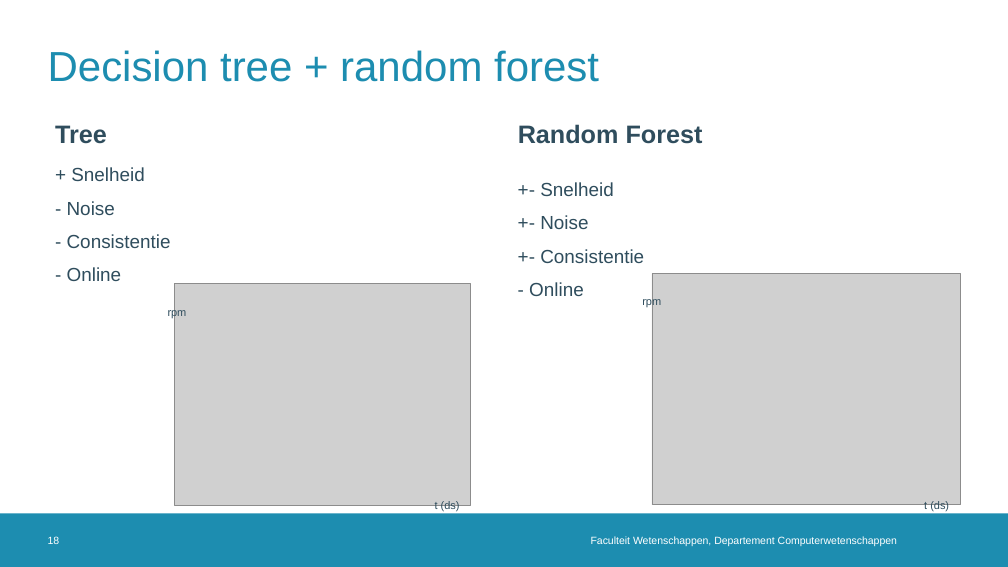
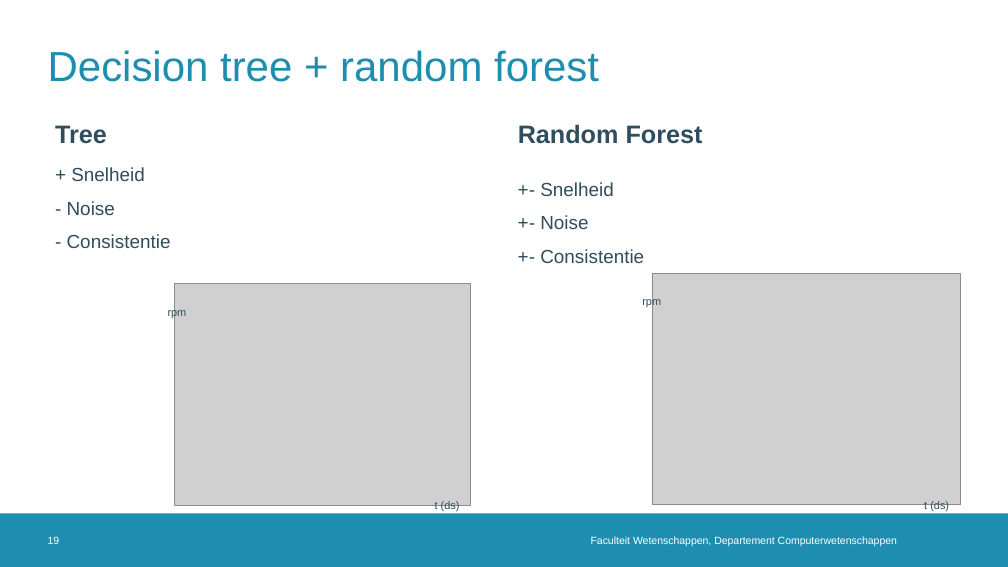
Before and after one commit to TooCools/Masterproef, a slide deck: slide 19 of Real-Time Cadansaanpassing in een Automatische Fietstransmissie2.0.pptx (slide 18 before the commit). Drawn at 1008x567 pixels with LibreOffice and Linux fonts; fonts in the diff are those of the drawing; grey boxes stand for pictures; background and template pictures are left out. Boxes give left, top, right and bottom in pixels: in the first picture for what was removed or moved away, otherwise in the second. Text is boxed around its words. In the diff, an @@ line names an element or a change of style, - is before the commit and + after.

```diff
--- a/Real-Time Cadansaanpassing in een Automatische Fietstransmissie2.0.pptx
+++ b/Real-Time Cadansaanpassing in een Automatische Fietstransmissie2.0.pptx
@@ text at bbox=[67, 267, 122, 281]: paragraph removed @@
-- Online
@@ text at bbox=[529, 282, 584, 296]: paragraph removed @@
-- Online
```
Also in this commit, not shown: 4 other slides changed, 2 slides added, 12 other files.
